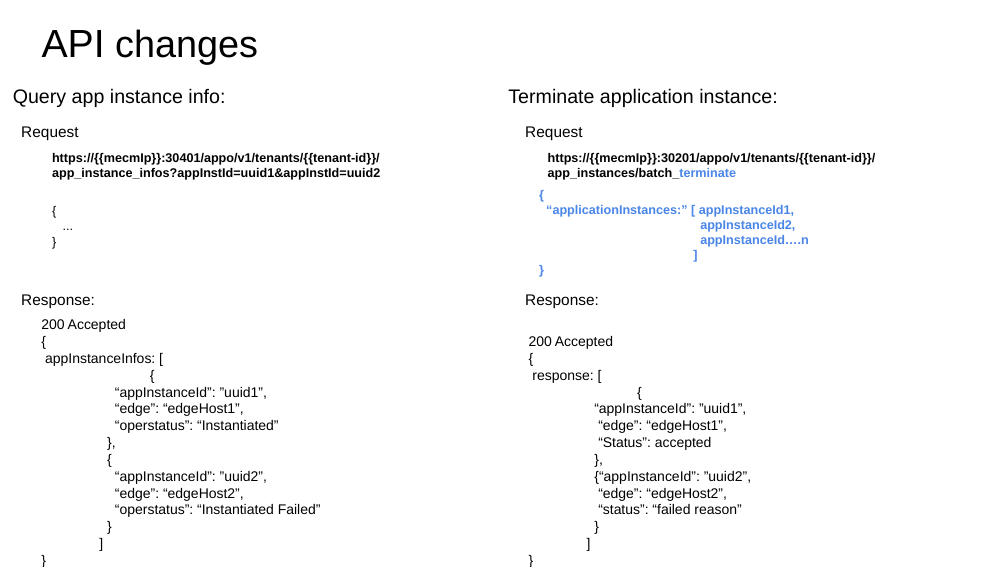
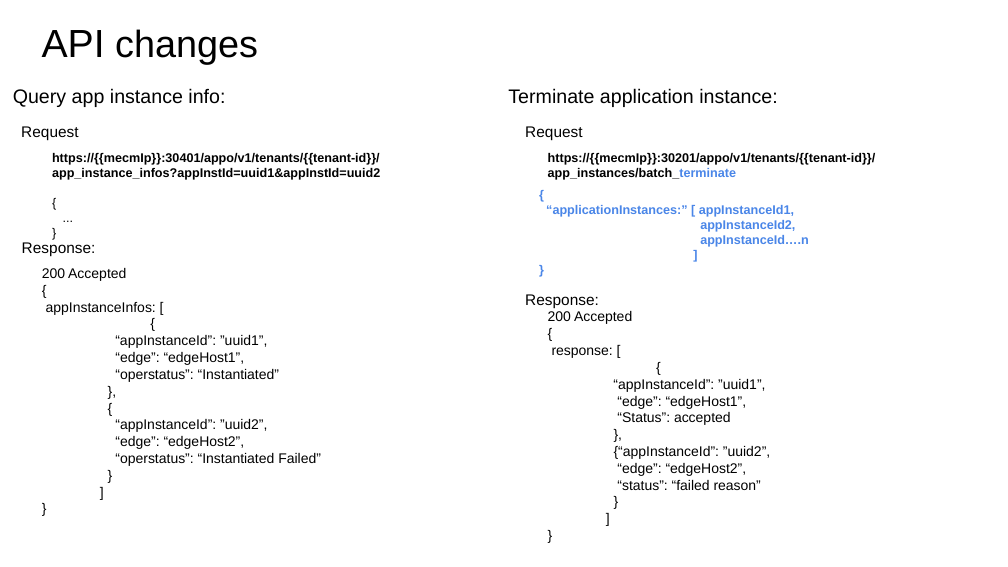
Before and after one commit to EdgeGallery/community, a slide deck: slide 7 of MECM PT/Release V1.0/Application deployment on multiple-edges.pptx. Drawn at 1008x567 pixels with LibreOffice and Linux fonts; fonts in the diff are those of the drawing. Boxes give left, top, right and bottom in pixels: in the first picture for what was removed or moved away, otherwise in the second. Text is boxed around its words. In the diff, an @@ line names an element or a change of style, - is before the commit and + after.

```diff
--- a/MECM PT/Release V1.0/Application deployment on multiple-edges.pptx
+++ b/MECM PT/Release V1.0/Application deployment on multiple-edges.pptx
@@ text "{" rewrapped from [42, 194, 434, 310] to [42, 184, 434, 246] @@
@@ text "Response:": place and size @@
-text "Response:" at [21, 294, 95, 308]
+text "Response:" at [22, 242, 96, 257]
@@ text "200 Accepted": place and size @@
-text "200 Accepted" at [41, 319, 321, 517]
+text "200 Accepted" at [42, 268, 321, 466]
@@ text "200 Accepted": place and size @@
-text "200 Accepted" at [529, 336, 751, 514]
+text "200 Accepted" at [548, 311, 770, 490]
```
Also in this commit, not shown: 2 other slides changed, 16 slides added, 1 other file.
